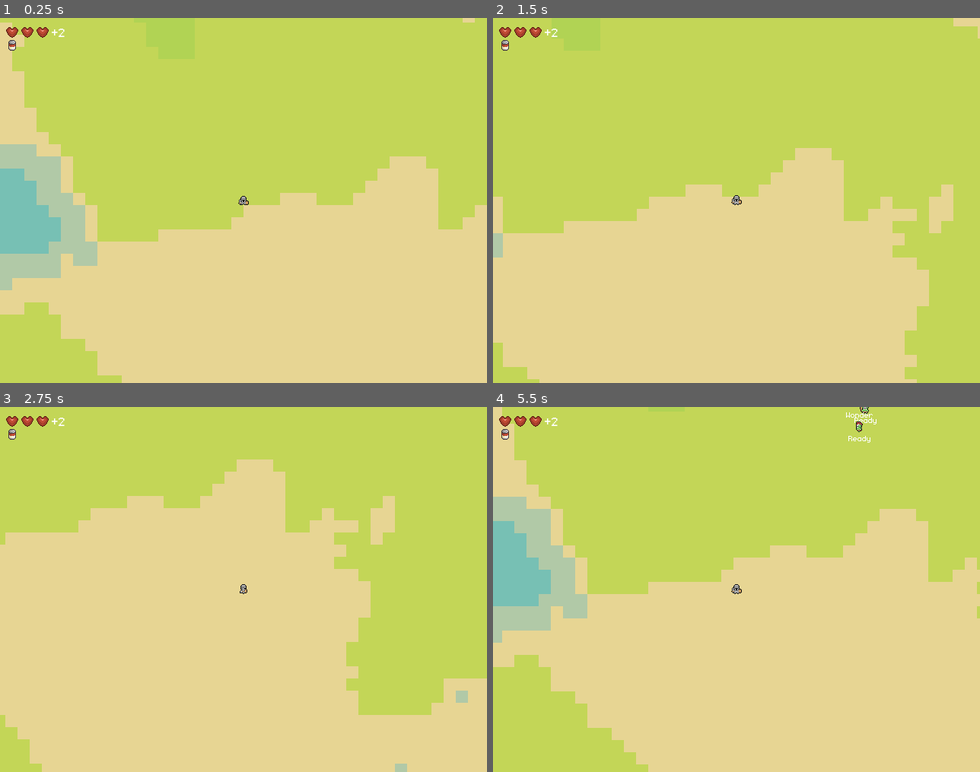
Above: before the commit, frames 1-4 (two rows, left to right).
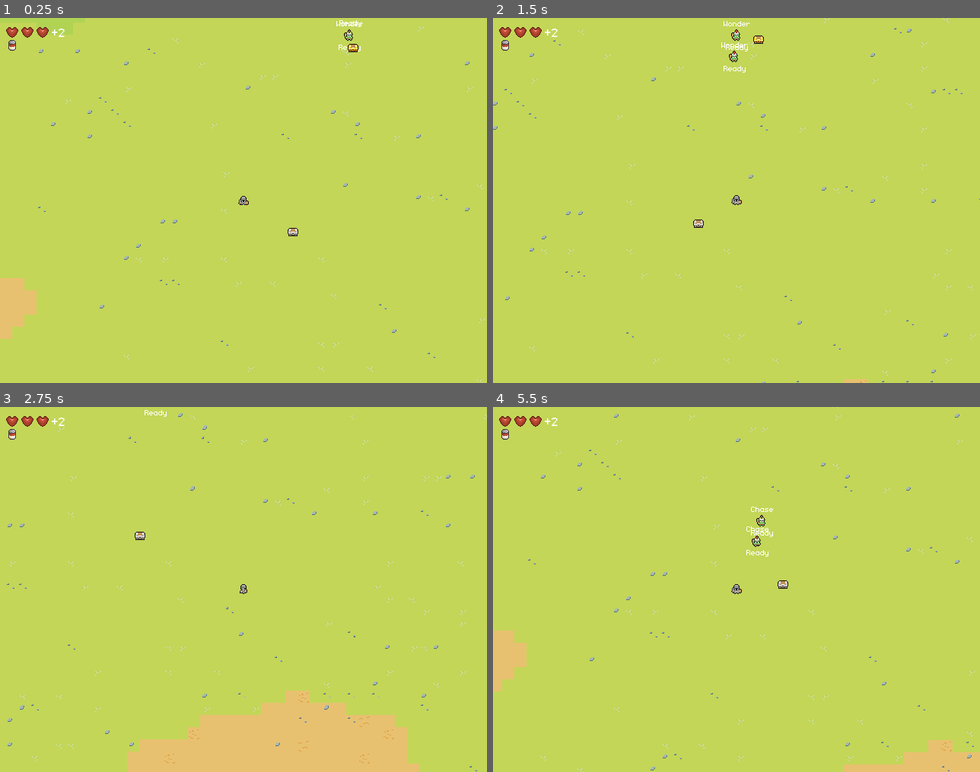
Above: after the commit, the same moments.

Repository: dmitriy-shmilo/GBIC23
Game: Godot game, scene res://main.tscn
Two runs of this game, one before a commit and one after it. Both use one fixed random seed, a clock stepped at 60 frames per second and the inputs below.
Inputs:
- Up to frame 1 (0.25 s): no input
- Up to frame 2 (1.5 s): hold D (move_right) 0.53-1.28 s; tap Space (attack) at 0.6 s; hold S (move_down) from 1.28 s (still down); tap E (interact) at 1.35 s
- Up to frame 3 (2.75 s): release S (move_down) at 2.03 s; hold D (move_right) from 2.03 s (still down); tap Space (attack) at 2.1 s
- Up to frame 4 (5.5 s): release D (move_right) at 2.78 s; hold W (move_up) 2.78-3.53 s; tap E (interact) at 2.85, 4.35 s; hold A (move_left) 3.53-5.03 s; tap Space (attack) at 3.6, 5.1 s; hold S (move_down) from 5.03 s (still down)

The runs differ from the first frame. In frame 1, 49% of the frame differs, in the area x 0-100%, y 0-100%; in frame 2, 44%; in frame 3, 58%; in frame 4, 56%.

Commit message:
Terrain generation update.
- Use tileset terrains.
- Use variant tiles.
- Change the tileset image.
- Tweak the generation numbers.
- Retry chest placement.

Diff:
--- a/main.gd
+++ b/main.gd
@@ -2,6 +2,20 @@
 extends Node2D
 
 const TILE_SIZE = 16
+const MIN_SPAWN_DISTANCE = 8
+
+const TERRAIN_LAND = [
+	0, # Grass Lush
+	1, # Grass
+	2, # Sand
+]
+
+const TERRAIN_WATER = [
+	2, # Sand (Beach)
+	3, # Shallow Water
+	4, # Water
+	5, # Deep Water
+]
 
 const CHEST_NORMAL = preload("res://items/chest_normal.tres")
 const CHEST_RARE = preload("res://items/chest_rare.tres")
@@ -15,11 +29,13 @@
 
 var _moisture = FastNoiseLite.new()
 var _altitude = FastNoiseLite.new()
+var _enemies = FastNoiseLite.new()
 var _radius = 128
 
 func _ready() -> void:
 	_moisture.seed = randi()
 	_altitude.seed = randi()
+	_enemies.seed = randi()
 	_moisture.frequency *= 4
 	_altitude.frequency *= 4
 	_generate_terrain()
@@ -33,30 +49,48 @@
 	pass
 
 
+func _is_land(x, y) -> bool:
+	var data: TileData = _tilemap.get_cell_tile_data(0, Vector2i(x, y))
+	if data == null:
+		return true
+	var depth = data.get_custom_data("depth")
+	return depth <= 0
+
+
+@warning_ignore("integer_division")
 func _place_loot() -> void:
+	var retry_count = 10
+	var dx = 0
+	var dy = 0
+
 	# TODO: determine by difficulty and randomize
 	var extra_chest_count = 4
 
-	# guarantee a chest nearby
-	var dx = randi_range(_radius / 8, _radius / 4) * [-1, 1].pick_random()
-	var dy = randi_range(_radius / 8, _radius / 4) * [-1, 1].pick_random()
-	var chest = PICKUP_SCENE.instantiate() as Pickup
-	# TODO: check if on a solid terrain
-	chest.global_position = Vector2(dx, dy) * TILE_SIZE
-	chest.item = CHEST_NORMAL
-	add_child(chest)
-
-	_place_guards(Vector2(dx, dy))
+	for r in range(retry_count):
+		# guarantee a chest nearby
+		dx = randi_range(MIN_SPAWN_DISTANCE, _radius / 6) * [-1, 1].pick_random()
+		dy = randi_range(MIN_SPAWN_DISTANCE, _radius / 6) * [-1, 1].pick_random()
+		if not _is_land(dx, dy) and r < retry_count - 1:
+			continue
+		_place_chest(dx, dy, false)
+		break
 
 	for i in range(extra_chest_count):
-		dx = randi_range(_radius / 4, _radius / 4 * 3) * [-1, 1].pick_random()
-		dy = randi_range(_radius / 4, _radius / 4 * 3) * [-1, 1].pick_random()
-		print(dx, dy)
-		chest = PICKUP_SCENE.instantiate() as Pickup
-		chest.item = CHEST_NORMAL if randi() % 4 > 0 else CHEST_RARE
-		chest.global_position = Vector2(dx, dy) * TILE_SIZE
-		_objects.add_child(chest)
-		_place_guards(Vector2(dx, dy))
+		for r in range(retry_count):
+			dx = randi_range(MIN_SPAWN_DISTANCE * 2, _radius / 4 * 3) * [-1, 1].pick_random()
+			dy = randi_range(MIN_SPAWN_DISTANCE * 2, _radius / 4 * 3) * [-1, 1].pick_random()
+			if not _is_land(dx, dy) and r < retry_count - 1:
+				continue
+			_place_chest(dx, dy, randi() % 4 > 0)
+			break
+
+
+func _place_chest(x, y, is_rare) -> void:
+	var chest = PICKUP_SCENE.instantiate() as Pickup
+	chest.item = CHEST_NORMAL if is_rare else CHEST_RARE
+	chest.global_position = Vector2(x, y) * TILE_SIZE
+	_objects.add_child(chest)
+	_place_guards(Vector2(x, y))
 
 
 func _place_guards(center: Vector2i) -> void:
@@ -72,6 +106,7 @@
 		_objects.add_child(guard)
 
 
+@warning_ignore("integer_division")
 func _generate_terrain() -> void:
 	var rsq = _radius * _radius
 	for x in range(-_radius, _radius):
@@ -88,18 +123,18 @@
 				altitude_mod = 0.6
 			elif distance <= rsq / 2:
 				altitude_mod = 0.0
-			elif distance <= rsq / 4:
-				altitude_mod = -0.3
+			elif distance <= rsq / 1.2:
+				altitude_mod = -0.6
 			elif distance < rsq / 1.5:
-				altitude_mod = -0.6
+				altitude_mod = -0.1
 			else:
 				altitude_mod = -2.0
 
-			var altitude = clampf(_altitude.get_noise_2d(x / 2.0, y / 2.0) * 2 + altitude_mod, -1.0, 1.0)
-			var moisture = round((_moisture.get_noise_2d(x / 2.0, y / 2.0) + 1.0) / 2.0 * 3.0)
+			var altitude = clampf(_altitude.get_noise_2d(x / 4.0, y / 4.0) * 2 + altitude_mod, -1.0, 1.0)
+			var moisture = round((_moisture.get_noise_2d(x / 4.0, y / 4.0) + 1.0) / 2.0 * 2.0)
 
 			if altitude > 0:
-				_tilemap.set_cell(0, Vector2i(x, y), 1, Vector2i(round(moisture), 0))
+				_tilemap.set_cells_terrain_connect(0, [Vector2i(x, y)], 0, TERRAIN_LAND[moisture])
 			else:
-				altitude = int(round((altitude + 1.0) * 3.0))
-				_tilemap.set_cell(0, Vector2i(x, y), 1, Vector2i(altitude, 3))
+				altitude = 3 - int(round((altitude + 1.0) * 3.0))
+				_tilemap.set_cells_terrain_connect(0, [Vector2i(x, y)], 0, TERRAIN_WATER[altitude])
--- a/main.tscn
+++ b/main.tscn
@@ -1,35 +1,16 @@
-[gd_scene load_steps=7 format=3 uid="uid://b7j8u2vq5ha67"]
+[gd_scene load_steps=6 format=3 uid="uid://b7j8u2vq5ha67"]
 
 [ext_resource type="Script" path="res://main.gd" id="1_t5h54"]
-[ext_resource type="Texture2D" uid="uid://ywhkccg72uyq" path="res://assets/img/terrain.png" id="2_sp50l"]
+[ext_resource type="TileSet" uid="uid://cpam5jme5qfxi" path="res://map/tileset.tres" id="2_nl6uh"]
 [ext_resource type="PackedScene" uid="uid://btailb80t6j47" path="res://player/player.tscn" id="3_y7d5t"]
+[ext_resource type="PackedScene" uid="uid://cx6pihteqs2dx" path="res://map/pickup.tscn" id="5_3jfs2"]
 [ext_resource type="PackedScene" uid="uid://dcsij2ymvcr1x" path="res://gui/hud.tscn" id="5_q1vmy"]
-
-[sub_resource type="TileSetAtlasSource" id="TileSetAtlasSource_02pu7"]
-texture = ExtResource("2_sp50l")
-0:0/next_alternative_id = 5
-0:0/0 = 0
-1:0/0 = 0
-2:0/0 = 0
-3:0/0 = 0
-0:1/next_alternative_id = 2
-0:1/0 = 0
-1:1/0 = 0
-2:1/0 = 0
-3:1/0 = 0
-0:3/0 = 0
-1:3/0 = 0
-2:3/0 = 0
-3:3/0 = 0
-
-[sub_resource type="TileSet" id="TileSet_u1q38"]
-sources/1 = SubResource("TileSetAtlasSource_02pu7")
 
 [node name="Main" type="Node2D"]
 script = ExtResource("1_t5h54")
 
 [node name="TileMap" type="TileMap" parent="."]
-tile_set = SubResource("TileSet_u1q38")
+tile_set = ExtResource("2_nl6uh")
 format = 2
 
 [node name="CanvasLayer" type="CanvasLayer" parent="."]
@@ -42,4 +23,7 @@
 
 [node name="Player" parent="Objects" instance=ExtResource("3_y7d5t")]
 
+[node name="Pickup" parent="Objects" instance=ExtResource("5_3jfs2")]
+position = Vector2(65, 34)
+
 [editable path="Objects/Player"]
--- /dev/null
+++ b/map/tileset.tres
@@ -0,0 +1,94 @@
+[gd_resource type="TileSet" load_steps=3 format=3 uid="uid://cpam5jme5qfxi"]
+
+[ext_resource type="Texture2D" uid="uid://ywhkccg72uyq" path="res://assets/img/terrain.png" id="1_b1fel"]
+
+[sub_resource type="TileSetAtlasSource" id="TileSetAtlasSource_02pu7"]
+texture = ExtResource("1_b1fel")
+12:1/0 = 0
+12:1/0/terrain_set = 0
+12:1/0/terrain = 2
+12:1/0/probability = 50.0
+16:0/0 = 0
+16:0/0/terrain_set = 0
+16:0/0/terrain = 2
+16:1/0 = 0
+16:1/0/terrain_set = 0
+16:1/0/terrain = 2
+17:1/0 = 0
+17:1/0/terrain_set = 0
+17:1/0/terrain = 2
+17:0/0 = 0
+17:0/0/terrain_set = 0
+17:0/0/terrain = 2
+15:2/0 = 0
+15:2/0/terrain_set = 0
+15:2/0/terrain = 2
+15:2/0/probability = 0.0
+14:2/0 = 0
+14:2/0/terrain_set = 0
+14:2/0/terrain = 2
+14:2/0/probability = 0.0
+12:4/0 = 0
+12:4/0/terrain_set = 0
+12:4/0/terrain = 1
+12:4/0/probability = 50.0
+14:5/0 = 0
+14:5/0/terrain_set = 0
+14:5/0/terrain = 1
+15:5/0 = 0
+15:5/0/terrain_set = 0
+15:5/0/terrain = 1
+16:3/0 = 0
+16:3/0/terrain_set = 0
+16:3/0/terrain = 1
+16:4/0 = 0
+16:4/0/terrain_set = 0
+16:4/0/terrain = 1
+12:7/0 = 0
+12:7/0/terrain_set = 0
+12:7/0/terrain = 0
+12:7/0/probability = 51.0
+14:8/0 = 0
+14:8/0/terrain_set = 0
+14:8/0/terrain = 0
+15:8/0 = 0
+15:8/0/terrain_set = 0
+15:8/0/terrain = 0
+16:6/0 = 0
+16:6/0/terrain_set = 0
+16:6/0/terrain = 0
+16:7/0 = 0
+16:7/0/terrain_set = 0
+16:7/0/terrain = 0
+1:1/0 = 0
+1:1/0/terrain_set = 0
+1:4/0 = 0
+1:4/0/terrain_set = 0
+1:4/0/terrain = 3
+1:4/0/custom_data_0 = 1
+1:7/0 = 0
+1:7/0/terrain_set = 0
+1:7/0/terrain = 4
+1:7/0/custom_data_0 = 2
+1:10/0 = 0
+1:10/0/terrain_set = 0
+1:10/0/terrain = 5
+1:10/0/custom_data_0 = 3
+
+[resource]
+terrain_set_0/mode = 1
+terrain_set_0/terrain_0/name = "Grass Lush"
+terrain_set_0/terrain_0/color = Color(0.133333, 0.827451, 0.329412, 1)
+terrain_set_0/terrain_1/name = "Grass Normal"
+terrain_set_0/terrain_1/color = Color(0.764706, 0.839216, 0.341176, 1)
+terrain_set_0/terrain_2/name = "Sand"
+terrain_set_0/terrain_2/color = Color(0.905882, 0.835294, 0.576471, 1)
+terrain_set_0/terrain_3/name = "Water Shallow"
+terrain_set_0/terrain_3/color = Color(0.231373, 0.788235, 0.654902, 1)
+terrain_set_0/terrain_4/name = "Water"
+terrain_set_0/terrain_4/color = Color(0.466667, 0.494118, 0.705882, 1)
+terrain_set_0/terrain_5/name = "Water Deep"
+terrain_set_0/terrain_5/color = Color(0.305882, 0.737255, 0.72549, 1)
+custom_data_layer_0/name = "depth"
+custom_data_layer_0/type = 2
+sources/1 = SubResource("TileSetAtlasSource_02pu7")
Binary file changed: assets/img/terrain.png
